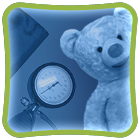
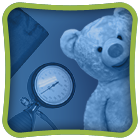
Layered file, before and after one edit (140px x 140px). Changes by layer:
pixels changed over [7, 7, 133, 133] (layer not identified)
